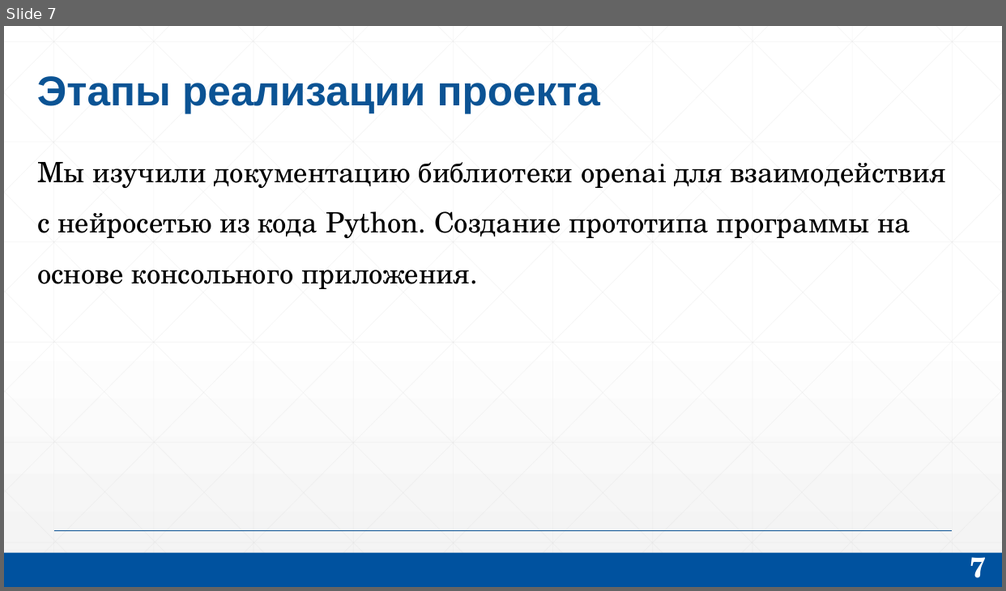
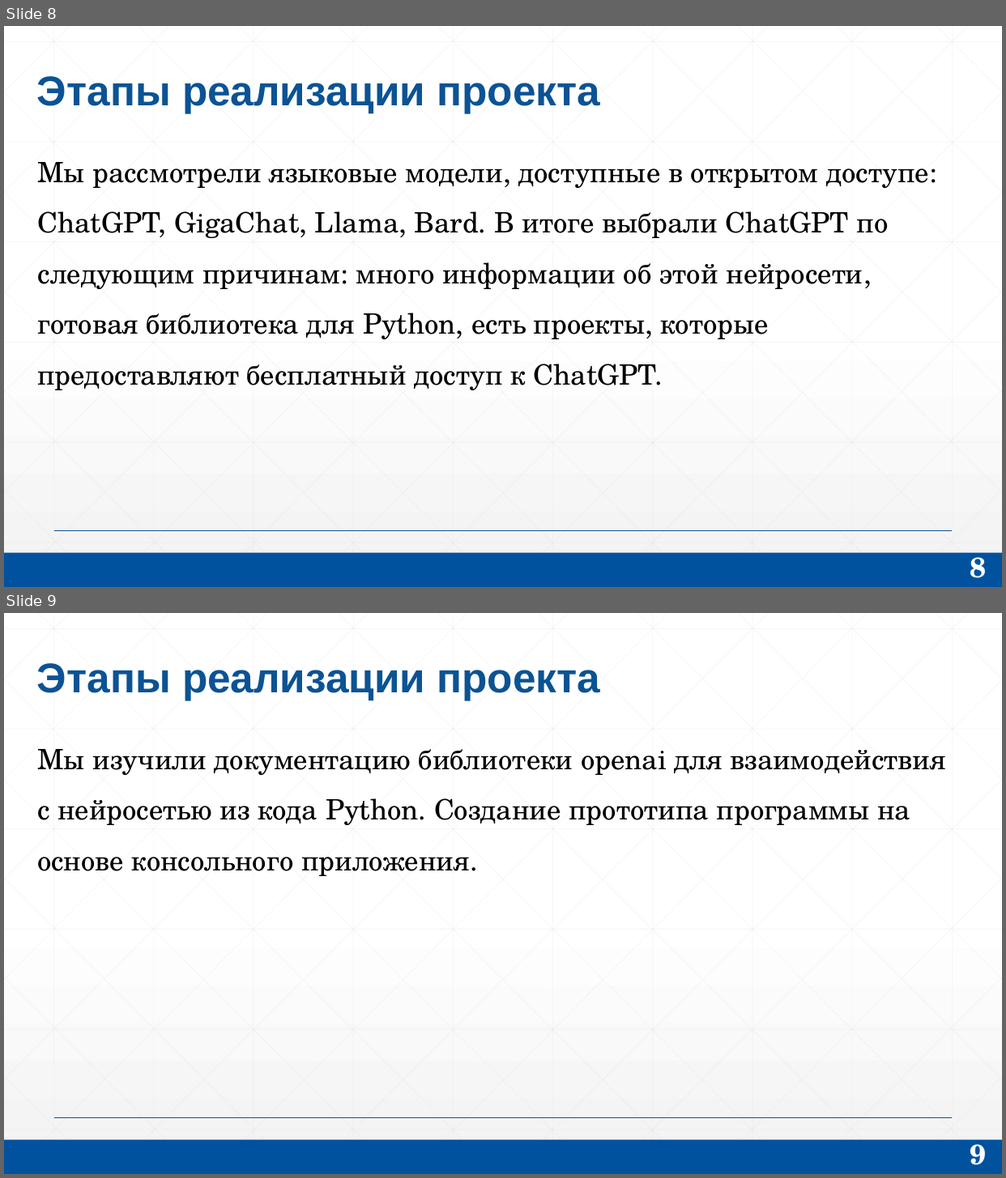
Before and after one commit to KorolOrol/OPDDungeonMaster, a slide deck: Презентейшн.pptx. Shown one above the other, each under a label of ours: slide 7 before the commit, slides 8 and 9 after it. The pictures are 1006x591 and 1006x1178 pixels, drawn with LibreOffice and Linux fonts; fonts in the diff are those of the drawing. Boxes give left, top, right and bottom in pixels: in the first picture for what was removed or moved away, otherwise in the second. Text is boxed around its words. In the diff, an @@ line names an element or a change of style, - is before the commit and + after.

```diff
--- a/Презентейшн.pptx
+++ b/Презентейшн.pptx
@@ slide 8 added at (4,26,1002,587), background gradient #FFFFFF to #F2F2F2; not listed: 47 template elements that a slide beside it also shows @@
@@ title added at (37,76,600,113), 40 pt, text #0B5394, bold @@
+Этапы реализации проекта
@@ text added at (37,162,929,390), 27 pt, text #000000 @@
+Мы рассмотрели языковые модели, доступные в открытом доступе: ChatGPT, GigaChat, Llama, Bard. В итоге выбрали ChatGPT по следующим причинам: много информации об этой нейросети, готовая библиотека для Python, есть проекты, которые предоставляют бесплатный доступ к ChatGPT.
@@ rectangle added at (4,553,1002,587), fill #00529F @@
@@ page number added at (970,549,986,578), 27 pt, text #FFFFFF, bold @@
+8
@@ what was slide 7 is now slide 9 @@
@@ page number at (970,1136,986,1165): text changed @@
-7
+9
```
Also in this commit, not shown: 7 slides changed, 1 other slide added, 1 slide removed, 10 other files.
